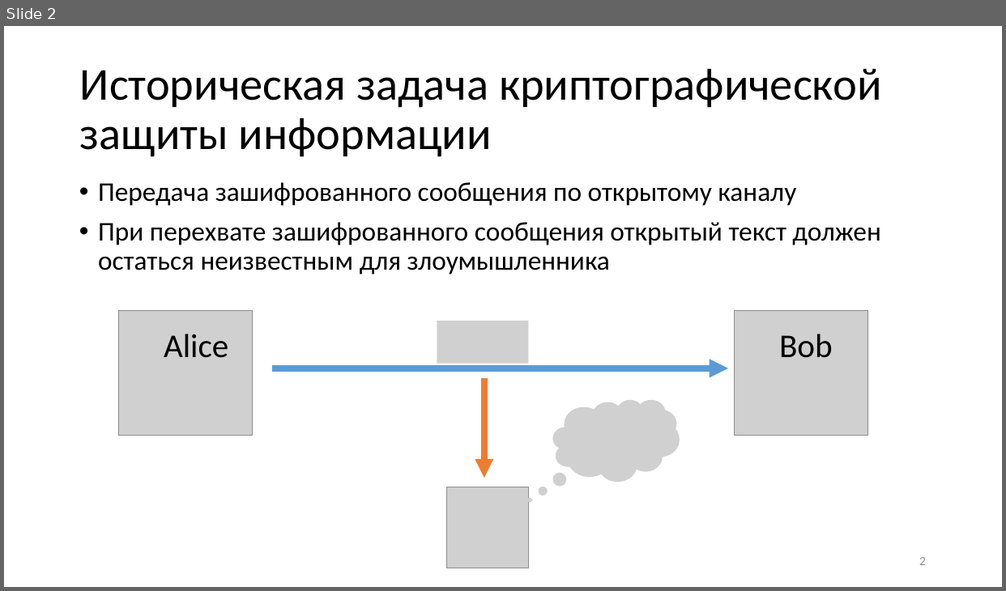
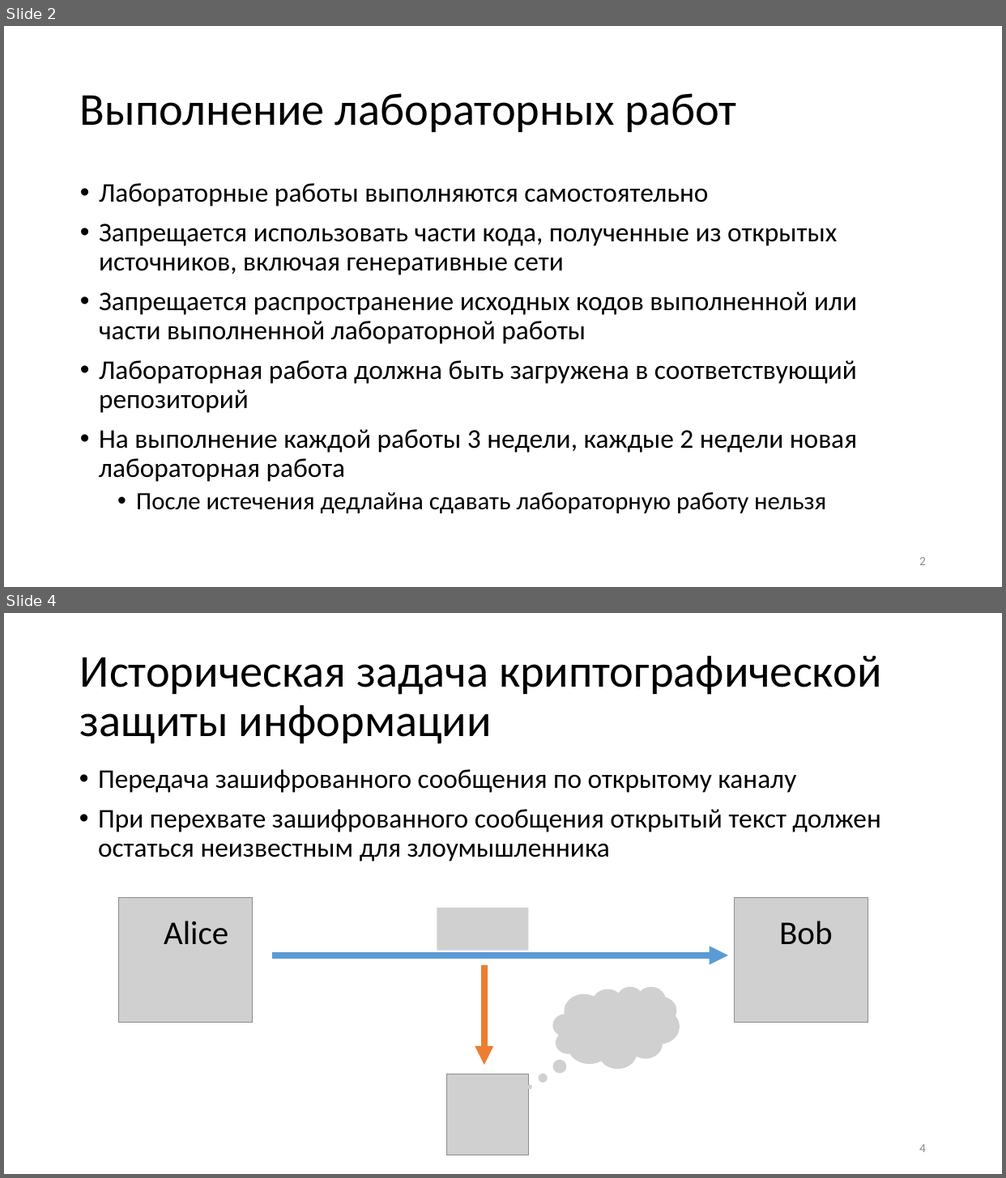
Before and after one commit to CryptoCourse/CryptoLectures, a slide deck: Lectures/BlockCiphersLite.pptx. Shown one above the other, each under a label of ours: slide 2 before the commit, slides 2 and 4 after it; the slides between them are not shown. The pictures are 1006x591 and 1006x1178 pixels, drawn with LibreOffice and Linux fonts; fonts in the diff are those of the drawing; grey boxes stand for pictures. Boxes give left, top, right and bottom in pixels: in the first picture for what was removed or moved away, otherwise in the second. Text is boxed around its words. In the diff, an @@ line names an element or a change of style, - is before the commit and + after.

Commit message:
актуализация части лекций

```diff
--- a/Lectures/BlockCiphersLite.pptx
+++ b/Lectures/BlockCiphersLite.pptx
@@ slide 2 added at <box>4,26,1002,587</box>, background #FFFFFF @@
@@ title added at <box>80,93,737,132</box>, 44 pt, text #000000 @@
+Выполнение лабораторных работ
@@ text added at <box>99,183,857,514</box>, 26 pt, text #000000 @@
+• Лабораторные работы выполняются самостоятельно
+• Запрещается использовать части кода, полученные из открытых источников, включая генеративные сети
+• Запрещается распространение исходных кодов выполненной или части выполненной лабораторной работы
+• Лабораторная работа должна быть загружена в соответствующий репозиторий
+• На выполнение каждой работы 3 недели, каждые 2 недели новая лабораторная работа
+  • После истечения дедлайна сдавать лабораторную работу нельзя
@@ page number added at <box>919,557,926,565</box>, 12 pt, text #8C8C8C @@
+2
@@ what was slide 2 is now slide 4 @@
@@ page number at <box>919,1144,926,1152</box>: text changed @@
-2
+4
```
Also in this commit, not shown: 3 slides changed, 1 other slide added, 3 other files.
